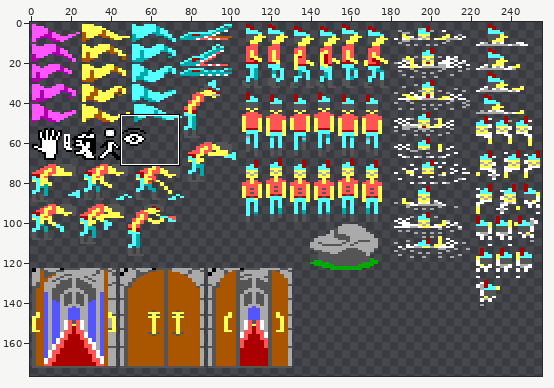
One commit to this sprite sheet: data/kq1/gfx/sprites.png. The first picture is a wide view before the edit; the outline marks the close-up.
Close-up. Before the edit:
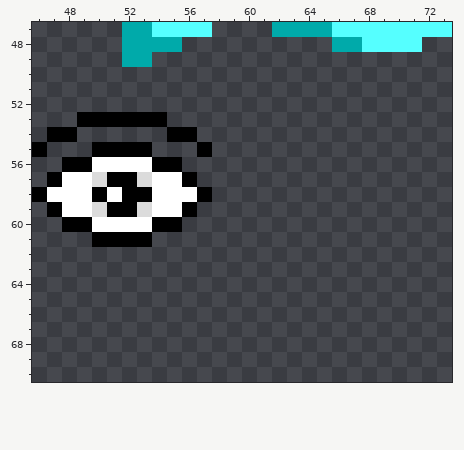
The file is 256x243 pixels. Shown: x 46..73, y 47..70. The wide view leaves out empty margins.
Now the later version:
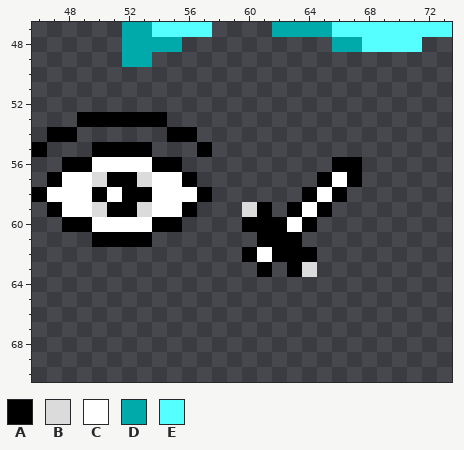
Palette (. is transparent): A #000000  B #dbdbdb  C #ffffff  D #00aaaa  E #55ffff
Changes in this commit:
y 56: x 66..67 .. -> AA
y 57: x 65..67 ... -> ACA
y 58: x 64..66 ... -> ACA
y 59: x 60..61 .. -> BA; x 63..65 ... -> ACA
y 60: x 60..64 ..... -> AAACA
y 61: x 61..63 ... -> AAA
y 62: x 60..64 ..... -> ACAAA
y 63: x 61 . -> A; x 63..64 .. -> AB
Pixel boxes of the changes (left, top, right, bottom) in both close-ups:
added: (242, 157, 362, 277)
